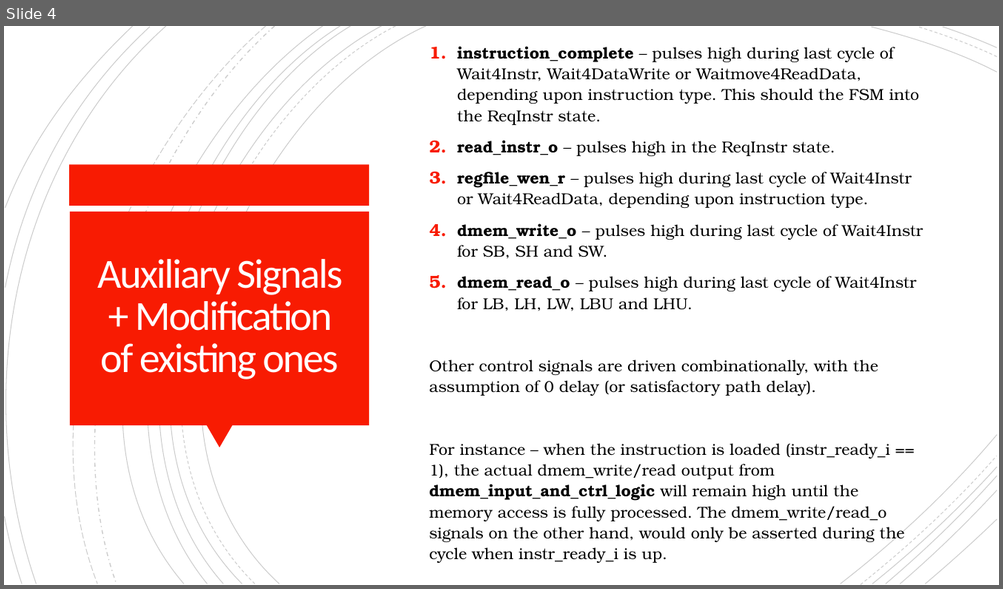
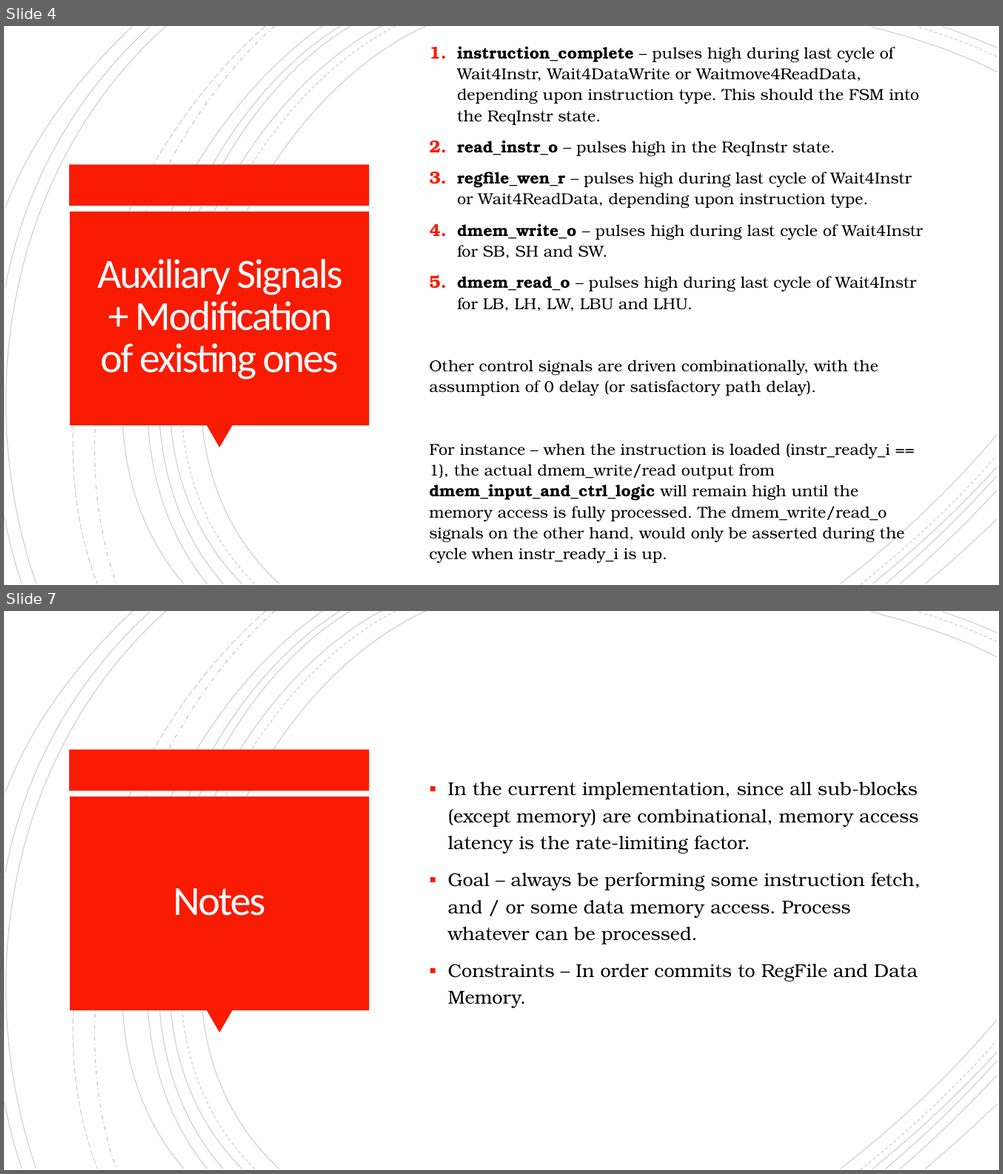
Before and after one commit to mrinav-saxena/riscv_verif0, a slide deck: rtl/core/multi_cycle/stall_for_mem_core.pptx. Shown one above the other, each under a label of ours: slide 4 before the commit, slides 4 and 7 after it; the slides between them are not shown. The pictures are 1003x589 and 1003x1174 pixels, drawn with LibreOffice and Linux fonts; fonts in the diff are those of the drawing. Boxes give left, top, right and bottom in pixels: in the first picture for what was removed or moved away, otherwise in the second. Text is boxed around its words. In the diff, an @@ line names an element or a change of style, - is before the commit and + after.

```diff
--- a/rtl/core/multi_cycle/stall_for_mem_core.pptx
+++ b/rtl/core/multi_cycle/stall_for_mem_core.pptx
@@ slide 7 added at box(4, 611, 999, 1170), background #FFFFFF; not listed: 24 template elements that a slide beside it also shows @@
@@ text added at box(448, 782, 920, 1008), 18 pt, text #000000 @@
+▪ In the current implementation, since all sub-blocks (except memory) are combinational, memory access latency is the rate-limiting factor.
+▪ Goal – always be performing some instruction fetch, and / or some data memory access. Process whatever can be processed.
+▪ Constraints – In order commits to RegFile and Data Memory.
@@ title added at box(173, 889, 265, 916), 40 pt, text #FFFEFF @@
+Notes
```
Also in this commit, not shown: 4 other slides added.
